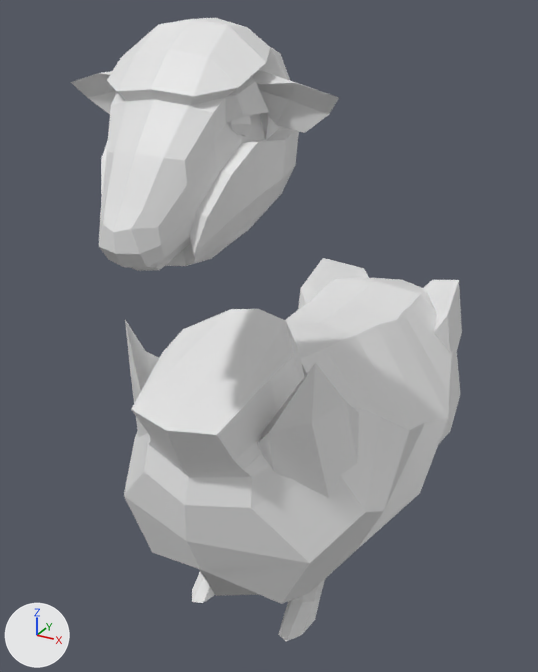
Before and after pictures for a commit that changed the FBX model Assets/BlenderModels/DorsetBody.fbx.
One viewpoint serves both versions: a 50 mm lens placed at (4.19, -9.35, 7.79), pointed at (-0.46, -0.9, 3.56). Every picture has the same lights, and +X, +Y and +Z are marked at lower left. The first picture is the older version. Where no turn or scale is listed for an object, it has been applied to the vertices.

Names of what the first picture shows: 'DorsetBody', 'DorsetHead', 'DorsetLegs'.
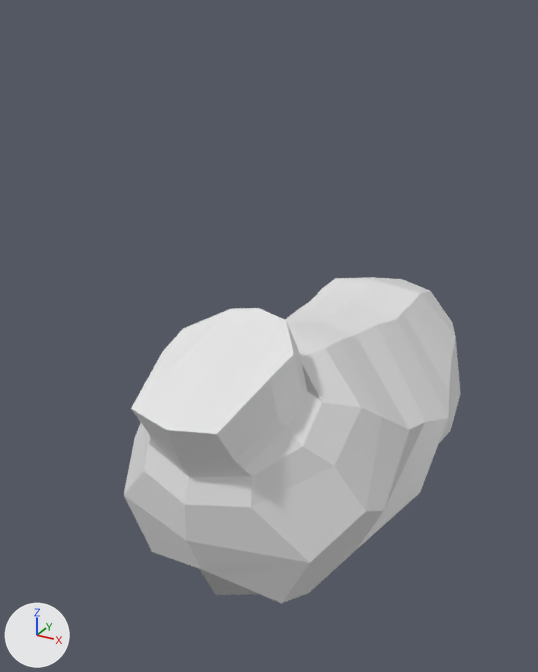
Commit message: Fixed Dorset

Where the newer file only moved an object's origin or applied its transform, the numbers keep the older frame.

What differs and where, as boxes [x1, y1, x2, y2] in the pictures (538 x 672 px):
'DorsetHead', deleted
    before: [71, 18, 339, 271]
'DorsetLegs', deleted
    before: [125, 258, 462, 642]

The change, as a list of edits to the scene's bpy script:
```text
Remove ob_dorsetlegs:
    ob_dorsetlegs = bpy.data.objects.new('DorsetLegs', me_sphere_002)
    ob_dorsetlegs.location = (0.0, -0.08, 1.5)
Remove ob_dorsethead:
    ob_dorsethead = bpy.data.objects.new('DorsetHead', me_sphere_001)
    ob_dorsethead.location = (0.0, -3.43, 6.56)
```
